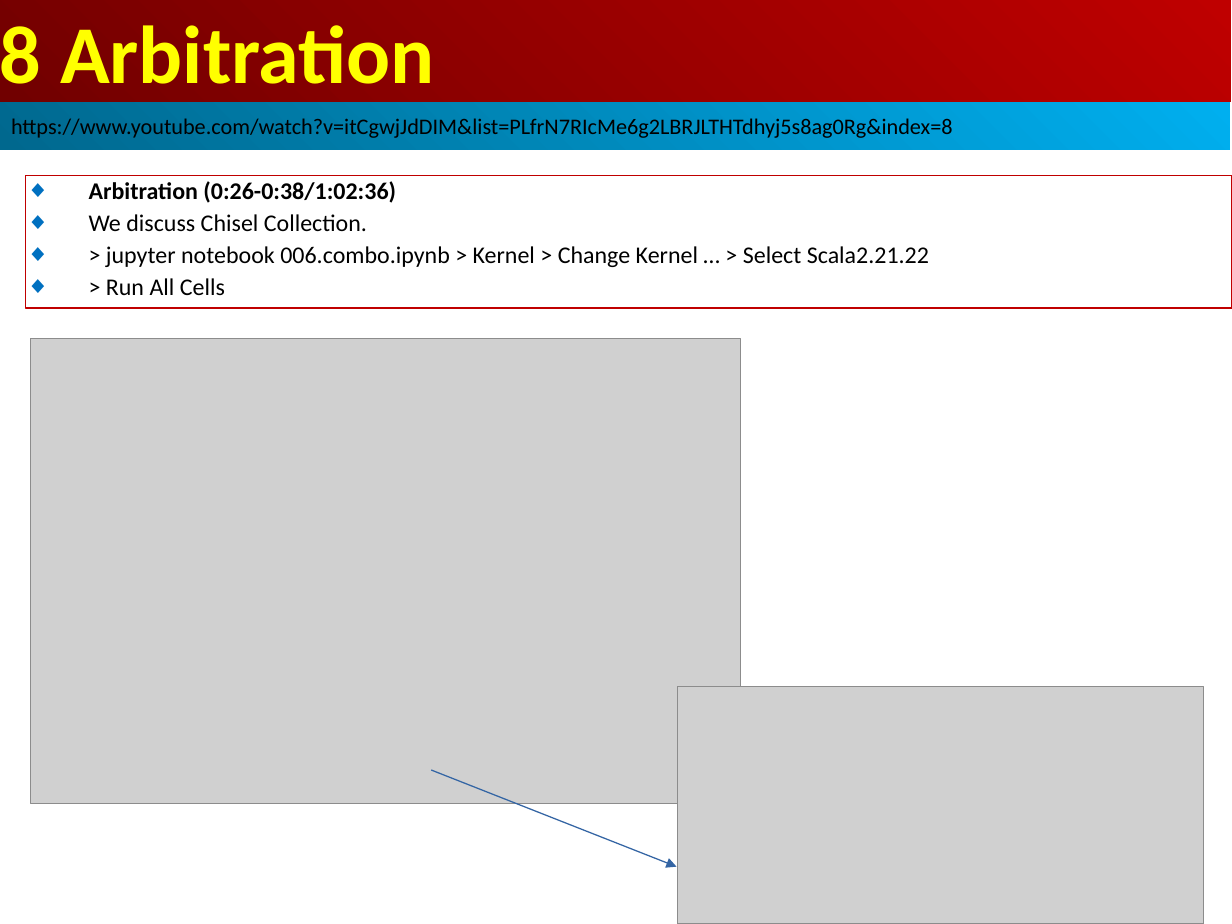
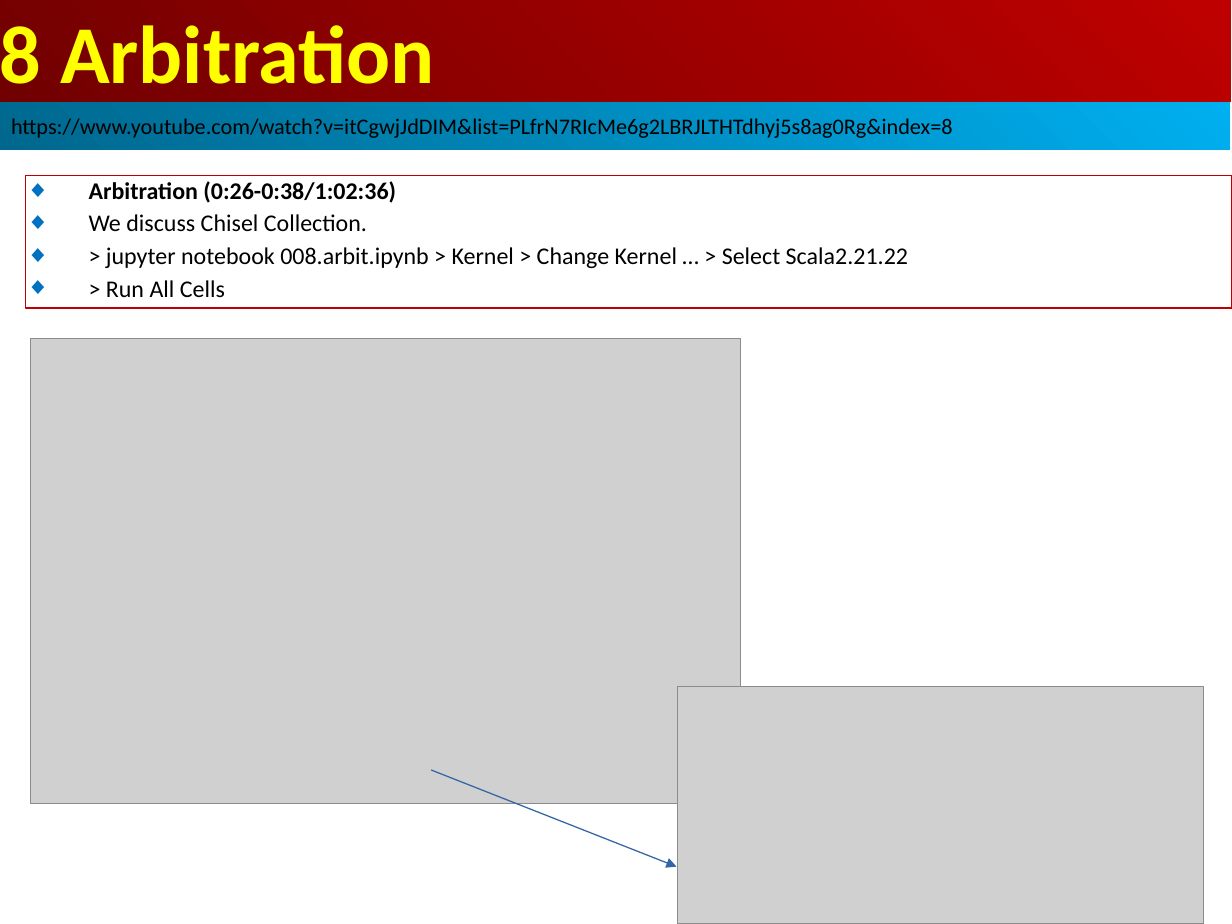
Before and after one commit to peterhchen/AIU_CS800_Chisel, a slide deck: slide 4 of 500_UCSC_HWD/008_Arbit/000_Video/008.Arbit.ppt. Drawn at 1232x924 pixels with LibreOffice and Linux fonts; fonts in the diff are those of the drawing; grey boxes stand for pictures. Boxes give left, top, right and bottom in pixels: in the first picture for what was removed or moved away, otherwise in the second. Text is boxed around its words. In the diff, an @@ line names an element or a change of style, - is before the commit and + after.

```diff
--- a/500_UCSC_HWD/008_Arbit/000_Video/008.Arbit.ppt
+++ b/500_UCSC_HWD/008_Arbit/000_Video/008.Arbit.ppt
@@ text in rectangle at (106,247,908,268): text changed @@
-◆ > jupyter notebook 006.combo.ipynb > Kernel > Change Kernel … > Select Scala2.21.22
+◆ > jupyter notebook 008.arbit.ipynb > Kernel > Change Kernel … > Select Scala2.21.22
```
